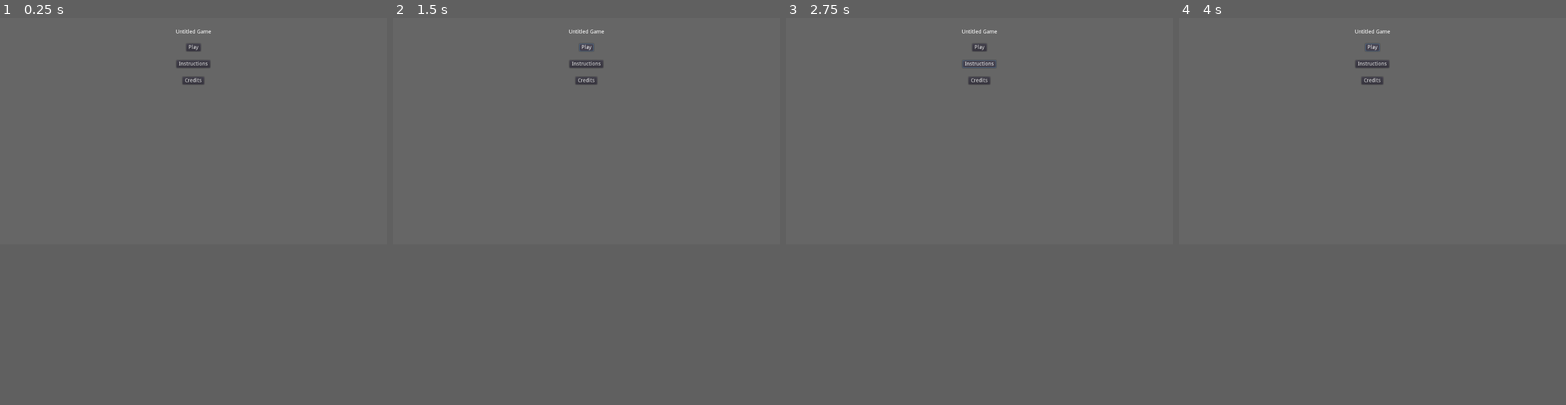
Above: before the commit, frames 1-4 (left to right).
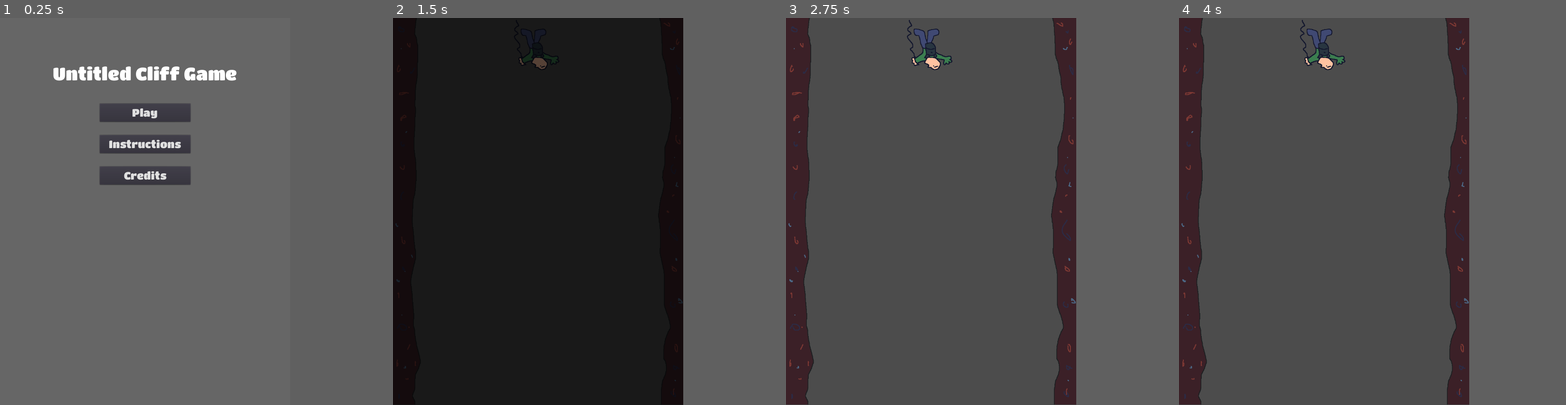
Above: after the commit, the same moments.

Repository: jeremy-breidenbach/game-off-2022
Game: Godot game, scene res://src/scenes/title/Title.tscn
The game is run twice, just before and just after one commit, with the same random seed, the same clock (stepped at 60 frames per second) and the same inputs.
Inputs (mouse positions are in pixels of both pictures, inside the frame that each line leads up to):
- Up to frame 1 (0.25 s): no input
- Up to frame 2 (1.5 s): click "Play" at 0.5 s; click "Play" at 1.25 s
- Up to frame 3 (2.75 s): click (979, 64) at 2 s, where only the run before the commit has a clickable "Instructions"
- Up to frame 4 (4 s): click (1372, 64) at 2.75 s, where only the run before the commit has a clickable "Instructions"; click (1372, 48) at 3.5 s, where only the run before the commit has a clickable "Play"
In our replay, the window is 800x468 before the commit and 600x800 after it. These sizes can differ from the game's own. Grey fills any space a smaller window leaves; there, only what the larger window draws over its background counts as a difference.

The runs differ from the first frame. In frame 1, 4.8% of the frame differs, in the area x 13-62%, y 2-44%; in frame 2, 44%; in frame 3, 48%, in the area x 0-75%, y 0-100%; in frame 4, 48%.

Commit message:
feat: scene setup

Diff:
--- a/project.godot
+++ b/project.godot
@@ -19,6 +19,16 @@
 Global="*res://src/shared/Global.gd"
 SceneChanger="*res://src/scenes/scene-changer/SceneChanger.tscn"
 
+[display]
+
+window/size/width=960
+window/size/height=1280
+window/size/test_width=960
+window/size/test_height=1280
+window/handheld/orientation="portrait"
+window/stretch/mode="2d"
+window/stretch/aspect="keep"
+
 [gui]
 
 common/drop_mouse_on_gui_input_disabled=true
--- /dev/null
+++ b/src/fonts/FredokaOne.tres
@@ -0,0 +1,7 @@
+[gd_resource type="DynamicFont" load_steps=2 format=2]
+
+[ext_resource path="res://src/fonts/FredokaOne-Regular.ttf" type="DynamicFontData" id=1]
+
+[resource]
+size = 24
+font_data = ExtResource( 1 )
--- /dev/null
+++ b/src/fonts/TitanOne_36.tres
@@ -0,0 +1,7 @@
+[gd_resource type="DynamicFont" load_steps=2 format=2]
+
+[ext_resource path="res://src/fonts/TitanOne-Regular.ttf" type="DynamicFontData" id=1]
+
+[resource]
+size = 36
+font_data = ExtResource( 1 )
--- /dev/null
+++ b/src/fonts/TitanOne_60.tres
@@ -0,0 +1,7 @@
+[gd_resource type="DynamicFont" load_steps=2 format=2]
+
+[ext_resource path="res://src/fonts/TitanOne-Regular.ttf" type="DynamicFontData" id=1]
+
+[resource]
+size = 60
+font_data = ExtResource( 1 )
--- /dev/null
+++ b/src/maps/Level1_Left.tscn
@@ -0,0 +1,15 @@
+[gd_scene load_steps=3 format=2]
+
+[ext_resource path="res://src/maps/Level1_Left.png" type="Texture" id=1]
+
+[sub_resource type="RectangleShape2D" id=1]
+extents = Vector2( 47, 641 )
+
+[node name="Level1_Left" type="StaticBody2D"]
+
+[node name="Sprite" type="Sprite" parent="."]
+texture = ExtResource( 1 )
+
+[node name="CollisionShape2D" type="CollisionShape2D" parent="."]
+position = Vector2( -1, -1 )
+shape = SubResource( 1 )
--- /dev/null
+++ b/src/maps/Level1_Right.tscn
@@ -0,0 +1,15 @@
+[gd_scene load_steps=3 format=2]
+
+[ext_resource path="res://src/maps/Level1_Right.png" type="Texture" id=1]
+
+[sub_resource type="RectangleShape2D" id=1]
+extents = Vector2( 42.5, 640.5 )
+
+[node name="Level1_Right" type="StaticBody2D"]
+
+[node name="Sprite" type="Sprite" parent="."]
+texture = ExtResource( 1 )
+
+[node name="CollisionShape2D" type="CollisionShape2D" parent="."]
+position = Vector2( 5.5, 0.5 )
+shape = SubResource( 1 )
--- /dev/null
+++ b/src/player/Player.tscn
@@ -0,0 +1,17 @@
+[gd_scene load_steps=3 format=2]
+
+[ext_resource path="res://src/player/game-off-2022-dude.png" type="Texture" id=1]
+
+[sub_resource type="CapsuleShape2D" id=1]
+radius = 29.0
+height = 66.0
+
+[node name="Player" type="KinematicBody2D"]
+
+[node name="Sprite" type="Sprite" parent="."]
+texture = ExtResource( 1 )
+offset = Vector2( 0, -96 )
+
+[node name="CollisionShape2D" type="CollisionShape2D" parent="."]
+position = Vector2( -4, -83 )
+shape = SubResource( 1 )
--- /dev/null
+++ b/src/scenes/level-1/Level1.tscn
@@ -0,0 +1,19 @@
+[gd_scene load_steps=4 format=2]
+
+[ext_resource path="res://src/player/Player.tscn" type="PackedScene" id=1]
+[ext_resource path="res://src/maps/Level1_Left.tscn" type="PackedScene" id=2]
+[ext_resource path="res://src/maps/Level1_Right.tscn" type="PackedScene" id=3]
+
+[node name="Level1" type="Node2D"]
+
+[node name="Level1_Left" parent="." instance=ExtResource( 2 )]
+position = Vector2( -434, 441 )
+
+[node name="Level1_Right" parent="." instance=ExtResource( 3 )]
+position = Vector2( 434, 440 )
+
+[node name="Player" parent="." instance=ExtResource( 1 )]
+
+[node name="Camera2D" type="Camera2D" parent="."]
+offset = Vector2( 0, 442 )
+current = true
--- a/src/scenes/title/Title.gd
+++ b/src/scenes/title/Title.gd
@@ -11,3 +11,7 @@
 
 func _on_CreditsButton_pressed():
 	SceneChanger.change_scene("res://src/scenes/credits/Credits.tscn", 0.25)
+
+
+func _on_PlayButton_pressed():
+	SceneChanger.change_scene("res://src/scenes/level-1/Level1.tscn", 0.25)
--- a/src/scenes/title/Title.tscn
+++ b/src/scenes/title/Title.tscn
@@ -1,6 +1,8 @@
-[gd_scene load_steps=2 format=2]
+[gd_scene load_steps=4 format=2]
 
 [ext_resource path="res://src/scenes/title/Title.gd" type="Script" id=1]
+[ext_resource path="res://src/fonts/TitanOne_36.tres" type="DynamicFont" id=2]
+[ext_resource path="res://src/fonts/TitanOne_60.tres" type="DynamicFont" id=3]
 
 [node name="Title" type="Node"]
 script = ExtResource( 1 )
@@ -17,71 +19,83 @@
 
 [node name="VBoxContainer" type="VBoxContainer" parent="MarginContainer"]
 margin_top = 30.0
-margin_right = 1024.0
-margin_bottom = 600.0
+margin_right = 960.0
+margin_bottom = 1280.0
 
 [node name="MarginContainer" type="MarginContainer" parent="MarginContainer/VBoxContainer"]
-margin_right = 1024.0
-margin_bottom = 14.0
+margin_right = 960.0
+margin_bottom = 191.0
+custom_constants/margin_top = 120
 
-[node name="Label" type="Label" parent="MarginContainer/VBoxContainer/MarginContainer"]
-margin_right = 1024.0
-margin_bottom = 14.0
-text = "Untitled Game"
-align = 1
+[node name="RichTextLabel" type="RichTextLabel" parent="MarginContainer/VBoxContainer/MarginContainer"]
+margin_top = 120.0
+margin_right = 960.0
+margin_bottom = 191.0
+custom_fonts/normal_font = ExtResource( 3 )
+bbcode_enabled = true
+bbcode_text = "[center]Untitled Cliff Game[/center]"
+text = "Untitled Cliff Game"
+fit_content_height = true
 
 [node name="MarginContainer2" type="MarginContainer" parent="MarginContainer/VBoxContainer"]
-margin_top = 18.0
-margin_right = 1024.0
-margin_bottom = 58.0
-custom_constants/margin_top = 20
+margin_top = 195.0
+margin_right = 960.0
+margin_bottom = 315.0
+custom_constants/margin_top = 60
 
 [node name="CenterContainer" type="CenterContainer" parent="MarginContainer/VBoxContainer/MarginContainer2"]
-margin_top = 20.0
-margin_right = 1024.0
-margin_bottom = 40.0
+margin_top = 60.0
+margin_right = 960.0
+margin_bottom = 120.0
 
 [node name="PlayButton" type="Button" parent="MarginContainer/VBoxContainer/MarginContainer2/CenterContainer"]
 unique_name_in_owner = true
-margin_left = 493.0
-margin_right = 531.0
-margin_bottom = 20.0
+margin_left = 330.0
+margin_right = 630.0
+margin_bottom = 60.0
+rect_min_size = Vector2( 300, 60 )
+custom_fonts/font = ExtResource( 2 )
 text = "Play"
 
 [node name="MarginContainer3" type="MarginContainer" parent="MarginContainer/VBoxContainer"]
-margin_top = 62.0
-margin_right = 1024.0
-margin_bottom = 102.0
-custom_constants/margin_top = 20
+margin_top = 319.0
+margin_right = 960.0
+margin_bottom = 419.0
+custom_constants/margin_top = 40
 
 [node name="CenterContainer" type="CenterContainer" parent="MarginContainer/VBoxContainer/MarginContainer3"]
-margin_top = 20.0
-margin_right = 1024.0
-margin_bottom = 40.0
+margin_top = 40.0
+margin_right = 960.0
+margin_bottom = 100.0
 
 [node name="InstructionsButton" type="Button" parent="MarginContainer/VBoxContainer/MarginContainer3/CenterContainer"]
 unique_name_in_owner = true
-margin_left = 467.0
-margin_right = 556.0
-margin_bottom = 20.0
+margin_left = 330.0
+margin_right = 630.0
+margin_bottom = 60.0
+rect_min_size = Vector2( 300, 60 )
+custom_fonts/font = ExtResource( 2 )
 text = "Instructions"
 
 [node name="MarginContainer4" type="MarginContainer" parent="MarginContainer/VBoxContainer"]
-margin_top = 106.0
-margin_right = 1024.0
-margin_bottom = 146.0
-custom_constants/margin_top = 20
+margin_top = 423.0
+margin_right = 960.0
+margin_bottom = 523.0
+custom_constants/margin_top = 40
 
 [node name="CenterContainer" type="CenterContainer" parent="MarginContainer/VBoxContainer/MarginContainer4"]
-margin_top = 20.0
-margin_right = 1024.0
-margin_bottom = 40.0
+margin_top = 40.0
+margin_right = 960.0
+margin_bottom = 100.0
 
 [node name="CreditsButton" type="Button" parent="MarginContainer/VBoxContainer/MarginContainer4/CenterContainer"]
 unique_name_in_owner = true
-margin_left = 483.0
-margin_right = 540.0
-margin_bottom = 20.0
+margin_left = 330.0
+margin_right = 630.0
+margin_bottom = 60.0
+rect_min_size = Vector2( 300, 60 )
+custom_fonts/font = ExtResource( 2 )
 text = "Credits"
 
+[connection signal="pressed" from="MarginContainer/VBoxContainer/MarginContainer2/CenterContainer/PlayButton" to="." method="_on_PlayButton_pressed"]
 [connection signal="pressed" from="MarginContainer/VBoxContainer/MarginContainer4/CenterContainer/CreditsButton" to="." method="_on_CreditsButton_pressed"]
Binary file added: src/fonts/FredokaOne-Regular.ttf
Binary file added: src/fonts/TitanOne-Regular.ttf
Binary file added: src/maps/Level1_Left.png
Not shown, added: src/maps/Level1_Left.png.import
Binary file added: src/maps/Level1_Right.png
Not shown, added: src/maps/Level1_Right.png.import
Binary file added: src/player/game-off-2022-dude.png
Not shown, added: src/player/game-off-2022-dude.png.import
